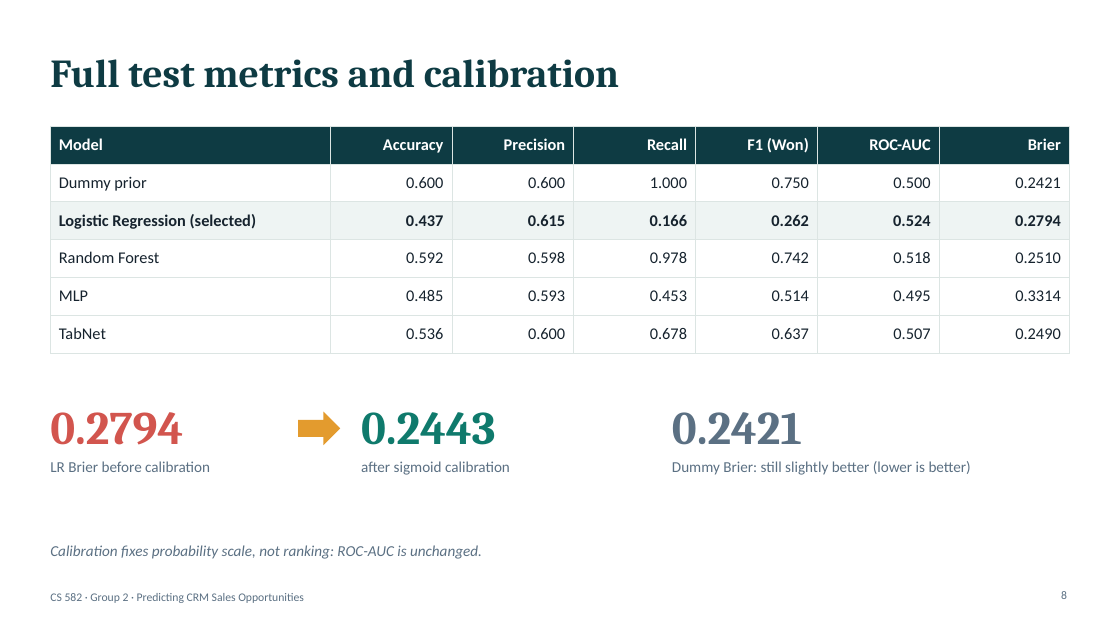
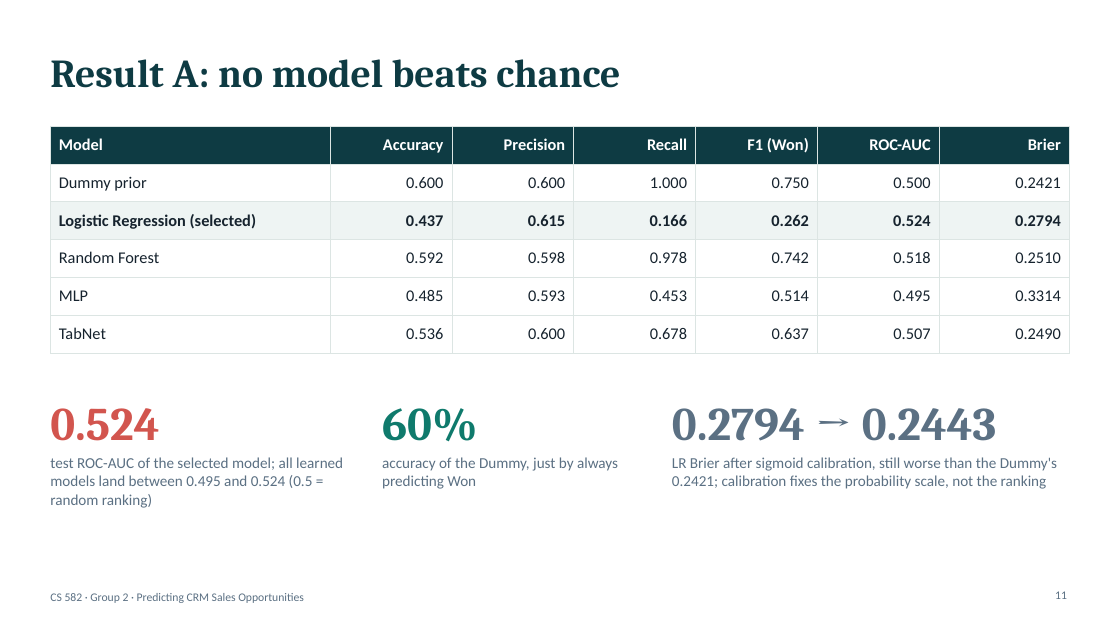
Before and after one commit to adrewtran/cs582-project, a slide deck: slide 11 of CRM_Final.pptx (slide 8 before the commit). Drawn at 1120x630 pixels with LibreOffice and Linux fonts; fonts in the diff are those of the drawing. Boxes give left, top, right and bottom in pixels: in the first picture for what was removed or moved away, otherwise in the second. Text is boxed around its words. In the diff, an @@ line names an element or a change of style, - is before the commit and + after.

```diff
--- a/CRM_Final.pptx
+++ b/CRM_Final.pptx
@@ title at (x1=50, y1=59, x2=620, y2=88): text changed @@
-Full test metrics and calibration
+Result A: no model beats chance
@@ text at (x1=50, y1=408, x2=159, y2=441): text changed @@
-0.2794
+0.524
@@ right arrow removed at (x1=298, y1=412, x2=340, y2=445) @@
@@ text at (x1=382, y1=408, x2=477, y2=442): text changed @@
-0.2443
+60%
@@ text at (x1=672, y1=408, x2=996, y2=441): text changed @@
-0.2421
+0.2794 → 0.2443
@@ text at (x1=50, y1=457, x2=343, y2=508): text changed @@
-LR Brier before calibration
+test ROC-AUC of the selected model; all learned models land between 0.495 and 0.524 (0.5 = random ranking)
@@ text at (x1=382, y1=457, x2=618, y2=489): text changed @@
-after sigmoid calibration
+accuracy of the Dummy, just by always predicting Won
@@ text at (x1=672, y1=457, x2=1057, y2=489): text changed @@
-Dummy Brier: still slightly better (lower is better)
+LR Brier after sigmoid calibration, still worse than the Dummy's 0.2421; calibration fixes the probability scale, not the ranking
@@ text removed at (x1=50, y1=545, x2=482, y2=559) @@
-Calibration fixes probability scale, not ranking: ROC-AUC is unchanged.
@@ page number at (x1=1055, y1=591, x2=1067, y2=599): text changed @@
-8
+11
```
Also in this commit, not shown: 5 other slides changed, 3 slides added, 4 slides removed, 13 other files.
